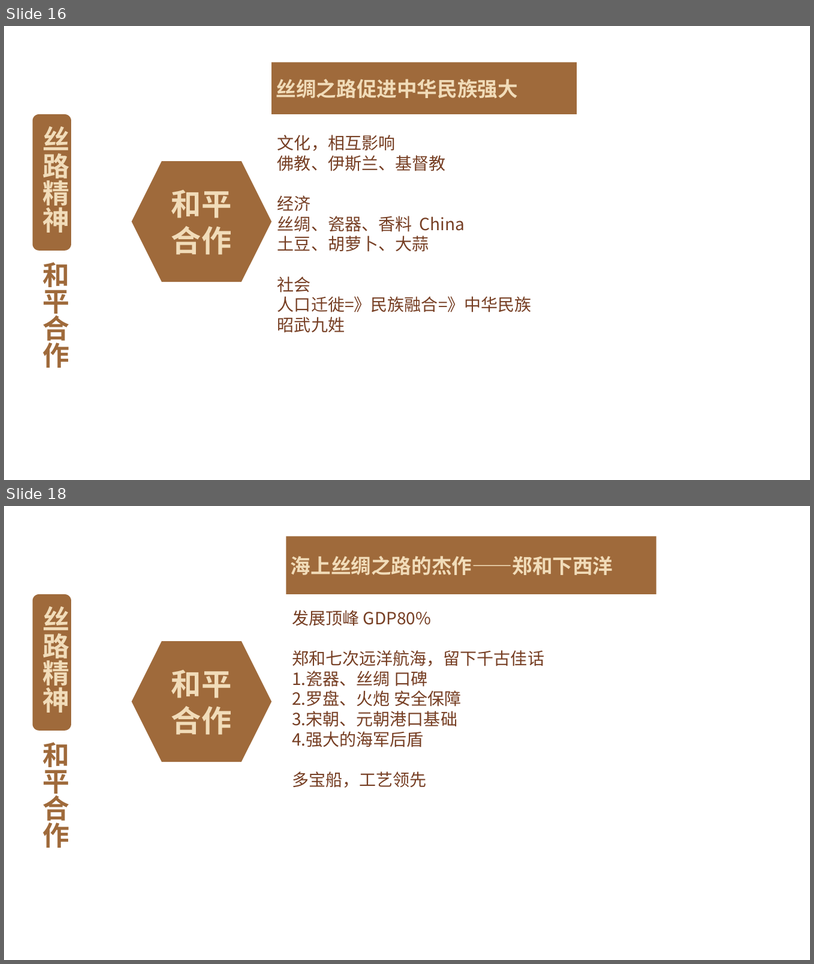
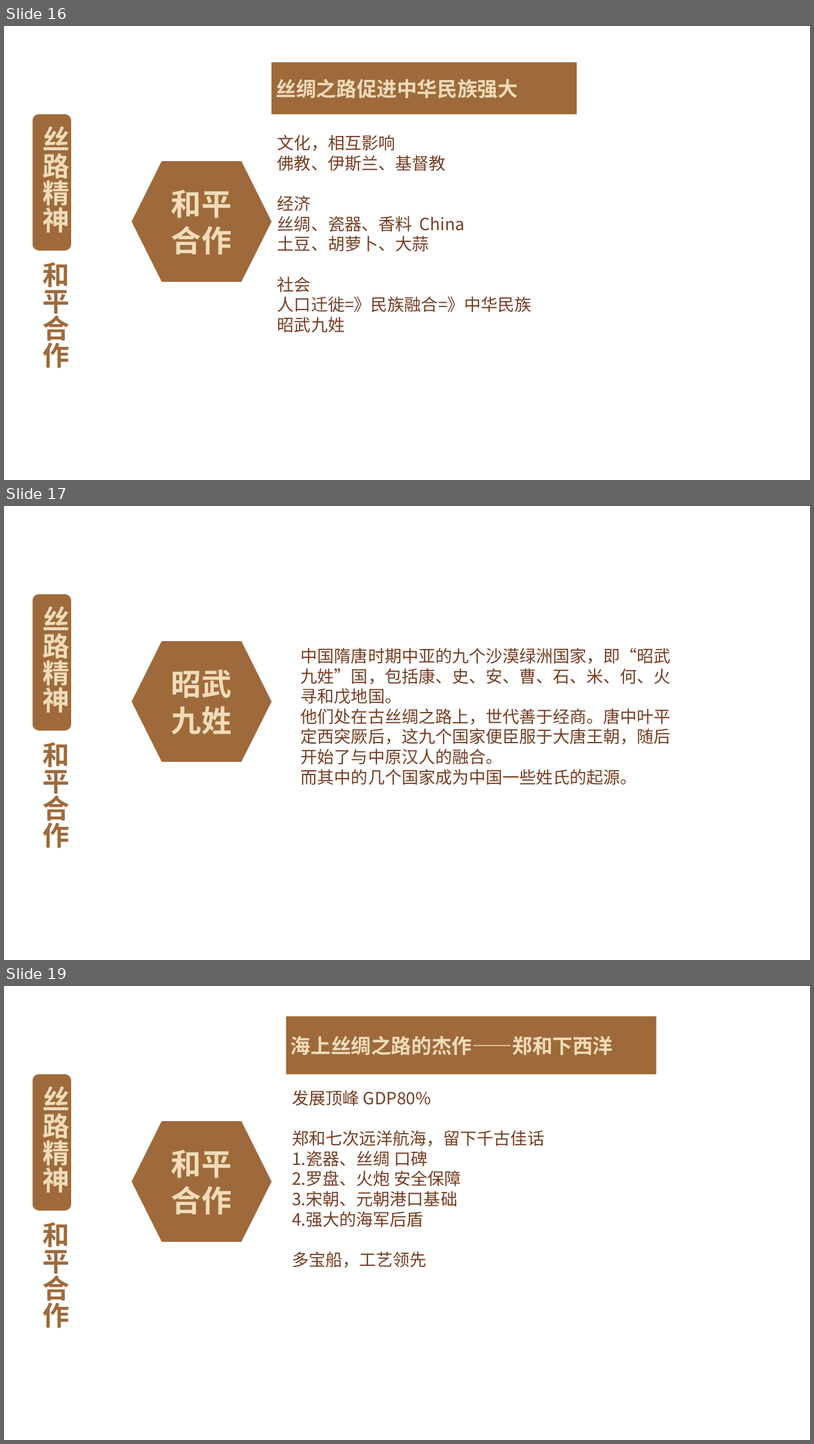
Before and after one commit to FredJiangFei/freetalk, a slide deck: 一带一路/一带一路 - 1.pptx. Shown one above the other, each under a label of ours: slides 16 and 18 before the commit, slides 16, 17 and 19 after it; the slides between them are not shown. The pictures are 814x964 and 814x1444 pixels, drawn with LibreOffice and Linux fonts; fonts in the diff are those of the drawing; background and template pictures are left out. Boxes give left, top, right and bottom in pixels: in the first picture for what was removed or moved away, otherwise in the second. Text is boxed around its words. In the diff, an @@ line names an element or a change of style, - is before the commit and + after.

```diff
--- a/一带一路/一带一路 - 1.pptx
+++ b/一带一路/一带一路 - 1.pptx
@@ slide 17 added at (x1=4, y1=506, x2=810, y2=960), background picture (left out) @@
@@ rounded rectangle added at (x1=32, y1=594, x2=71, y2=730), fill #9F6A3B @@
@@ text added at (x1=42, y1=606, x2=69, y2=712), 32 pt, text #F1DCB9, bold @@
+丝路精神
@@ hexagon added at (x1=132, y1=641, x2=272, y2=762), fill #9F6A3B, 36 pt, text #F1DCB9, bold @@
+昭武九姓
@@ text added at (x1=301, y1=648, x2=671, y2=785), 20 pt, text #763E23 @@
+中国隋唐时期中亚的九个沙漠绿洲国家，即“昭武九姓”国，包括康、史、安、曹、石、米、何、火寻和戊地国。
+他们处在古丝绸之路上，世代善于经商。唐中叶平定西突厥后，这九个国家便臣服于大唐王朝，随后开始了与中原汉人的融合。
+而其中的几个国家成为中国一些姓氏的起源。
@@ text added at (x1=42, y1=742, x2=69, y2=847), 32 pt, text #9F6A3B, bold @@
+和平合作
@@ what was slide 18 is now slide 19 @@
```
Also in this commit, not shown: 8 slides changed, 1 other slide added, 1 slide removed, 2 other files.
